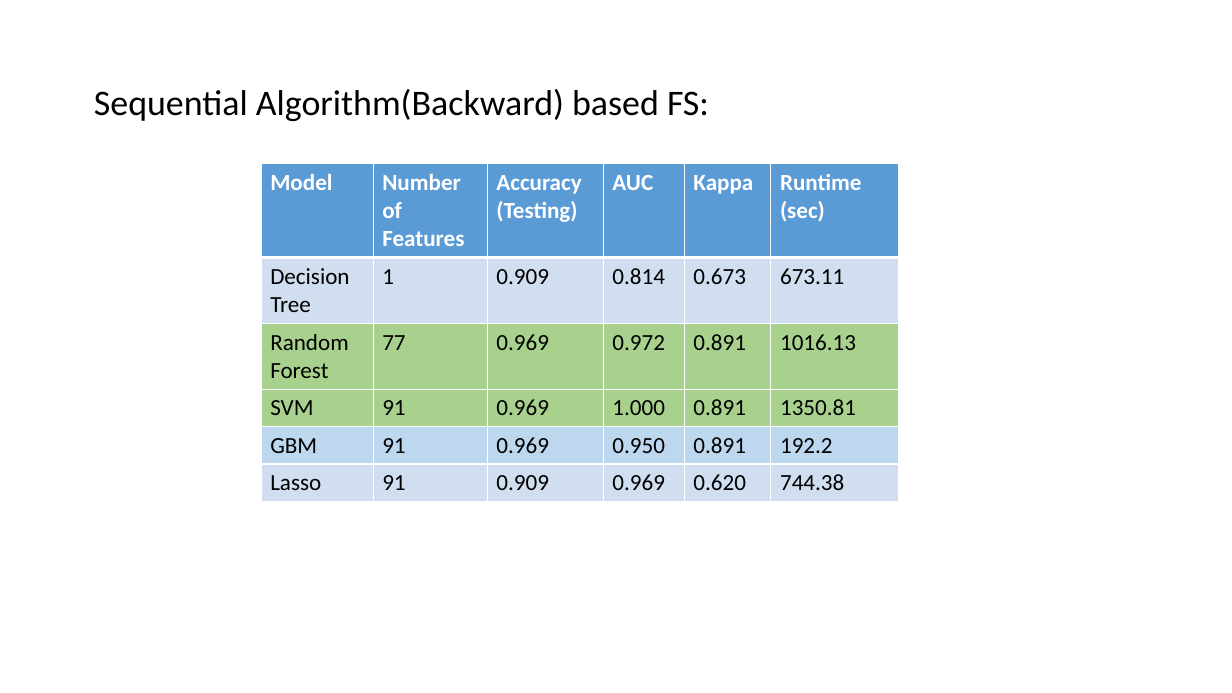
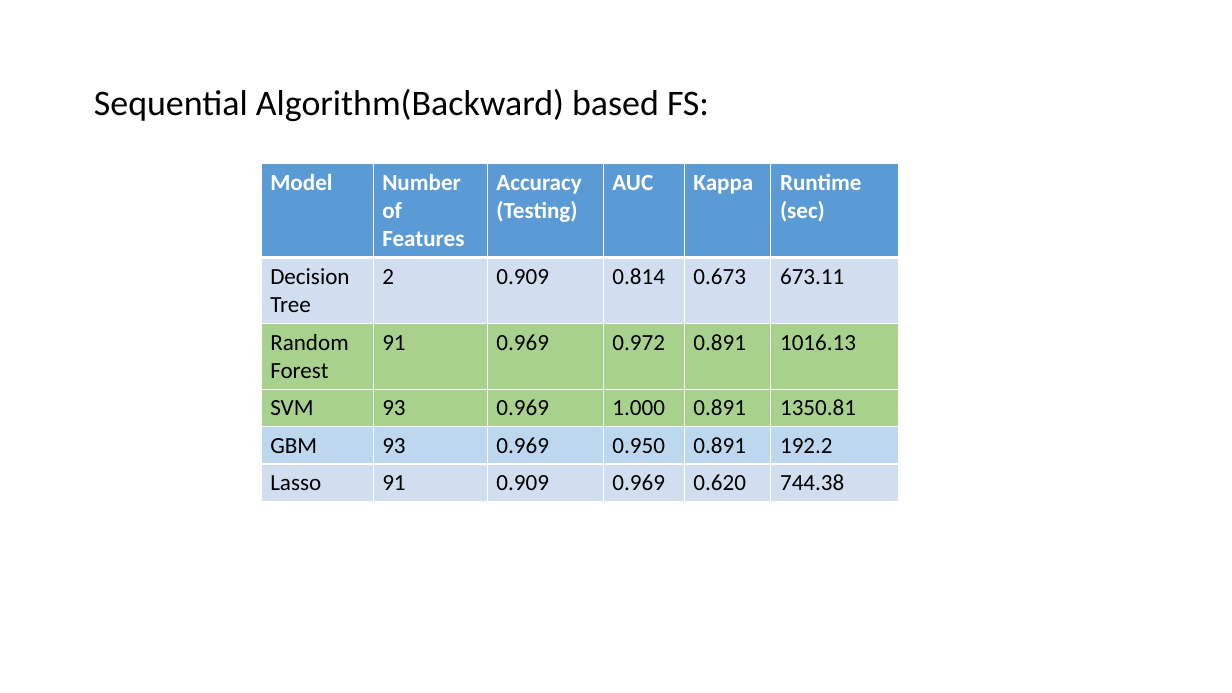
Before and after one commit to AtrayeeNeog/Cardio-Classifier-HIWi, a slide deck: slide 9 of Reports/Hiwi Meeting 4.pptx. Drawn at 1232x693 pixels with LibreOffice and Linux fonts; fonts in the diff are those of the drawing. Boxes give left, top, right and bottom in pixels: in the first picture for what was removed or moved away, otherwise in the second. Text is boxed around its words. In the diff, an @@ line names an element or a change of style, - is before the commit and + after.

```diff
--- a/Reports/Hiwi Meeting 4.pptx
+++ b/Reports/Hiwi Meeting 4.pptx
@@ table at [262,164,899,498] @@
-row 2, column 2: 1
+row 2, column 2: 2
-row 3, column 2: 77
+row 3, column 2: 91
-row 4, column 2: 91
+row 4, column 2: 93
-row 5, column 2: 91
+row 5, column 2: 93
```
Also in this commit, not shown: 5 other files.
